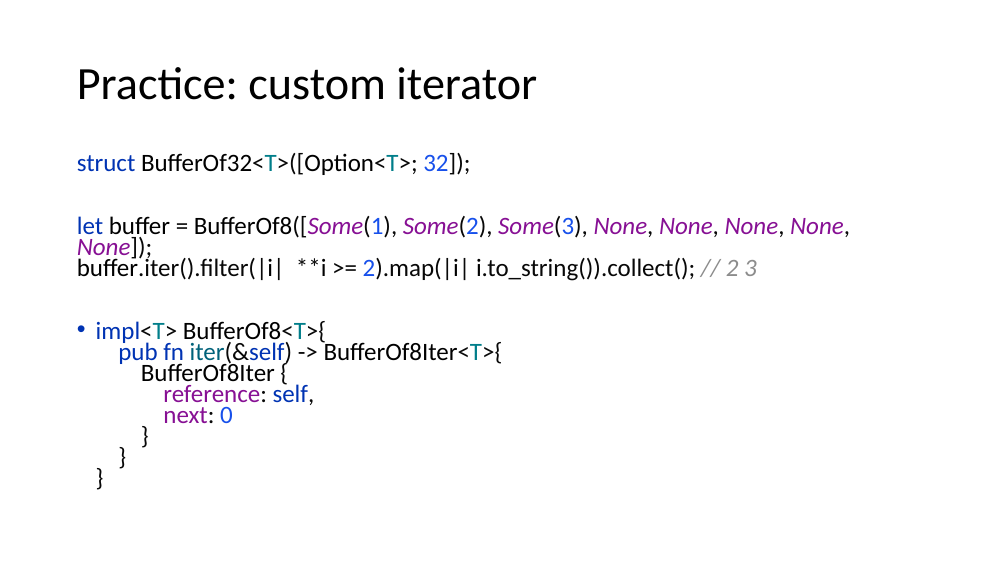
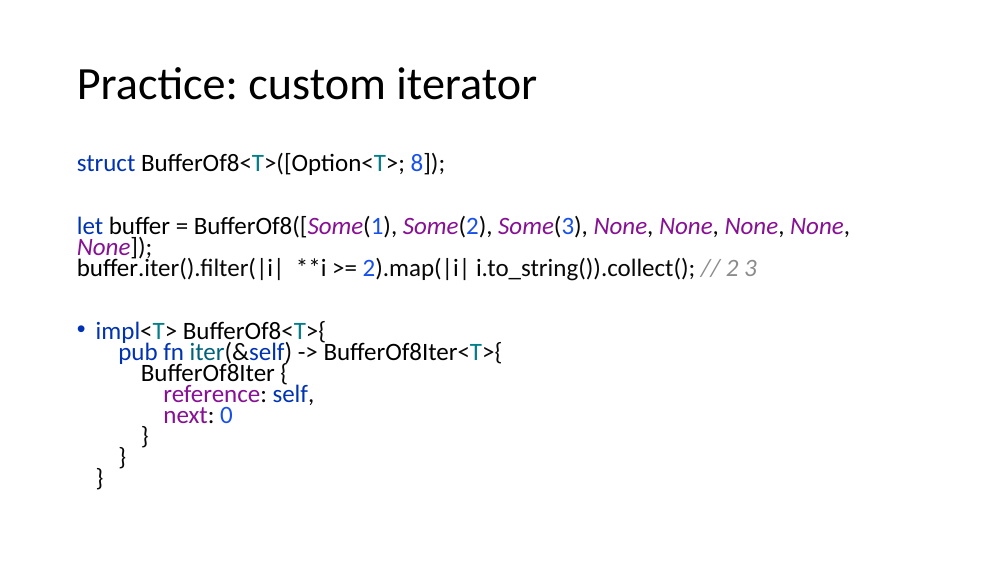
Before and after one commit to kugushev/course-rust-basics, a slide deck: slide 57 of pres/07-Collections.pptx. Drawn at 1008x567 pixels with LibreOffice and Linux fonts; fonts in the diff are those of the drawing. Boxes give left, top, right and bottom in pixels: in the first picture for what was removed or moved away, otherwise in the second. Text is boxed around its words. In the diff, an @@ line names an element or a change of style, - is before the commit and + after.

```diff
--- a/pres/07-Collections.pptx
+++ b/pres/07-Collections.pptx
@@ text at [77,153,446,175]: text changed @@
-struct BufferOf32<T>([Option<T>; 32]);
+struct BufferOf8<T>([Option<T>; 8]);
```
Also in this commit, not shown: 2 other files.
